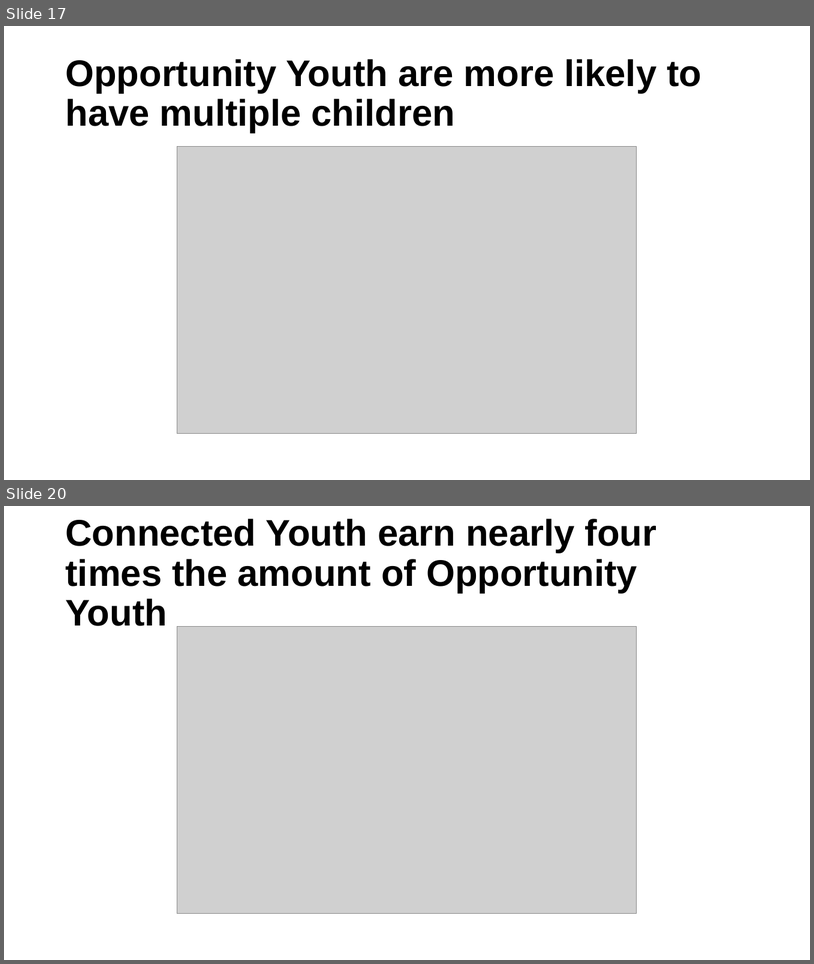
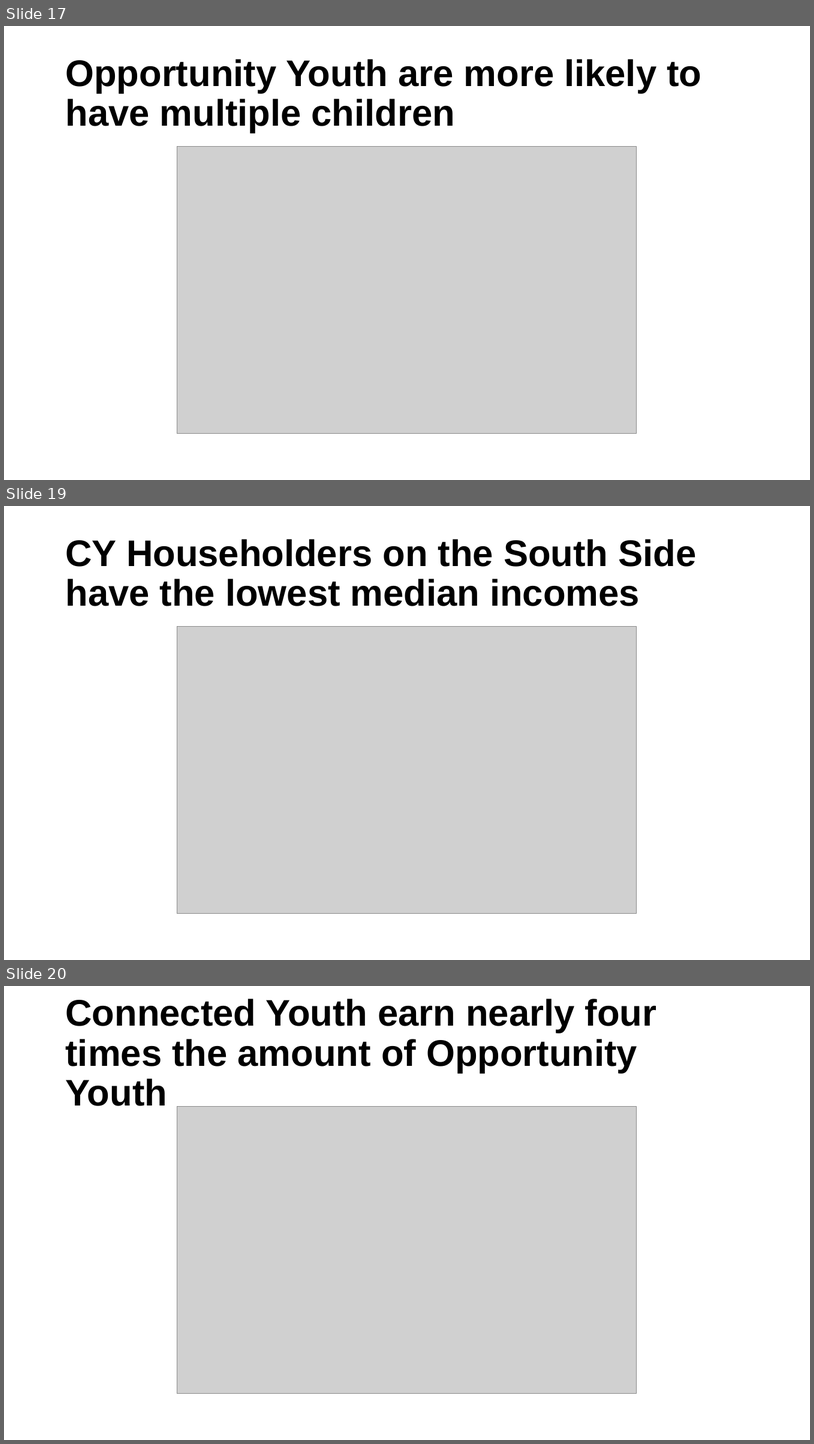
Before and after one commit to ucdiegorubi/oy_census_analysis, a slide deck: create_powerpoint/household_structure_estimates.pptx. Shown one above the other, each under a label of ours: slides 17 and 20 before the commit, slides 17, 19 and 20 after it; the slides between them are not shown. The pictures are 814x964 and 814x1444 pixels, drawn with LibreOffice and Linux fonts; fonts in the diff are those of the drawing; grey boxes stand for pictures; background and template pictures are left out. Boxes give left, top, right and bottom in pixels: in the first picture for what was removed or moved away, otherwise in the second. Text is boxed around its words. In the diff, an @@ line names an element or a change of style, - is before the commit and + after.

```diff
--- a/create_powerpoint/household_structure_estimates.pptx
+++ b/create_powerpoint/household_structure_estimates.pptx
@@ slide 19 added at [4,506,810,960], background #FFFFFF @@
@@ title added at [65,539,696,606], 44 pt, text #000000, bold @@
+CY Householders on the South Side have the lowest median incomes
@@ picture added at [177,627,637,914] @@
```
Also in this commit, not shown: 7 slides changed, 1 slide removed, 6 other files.
